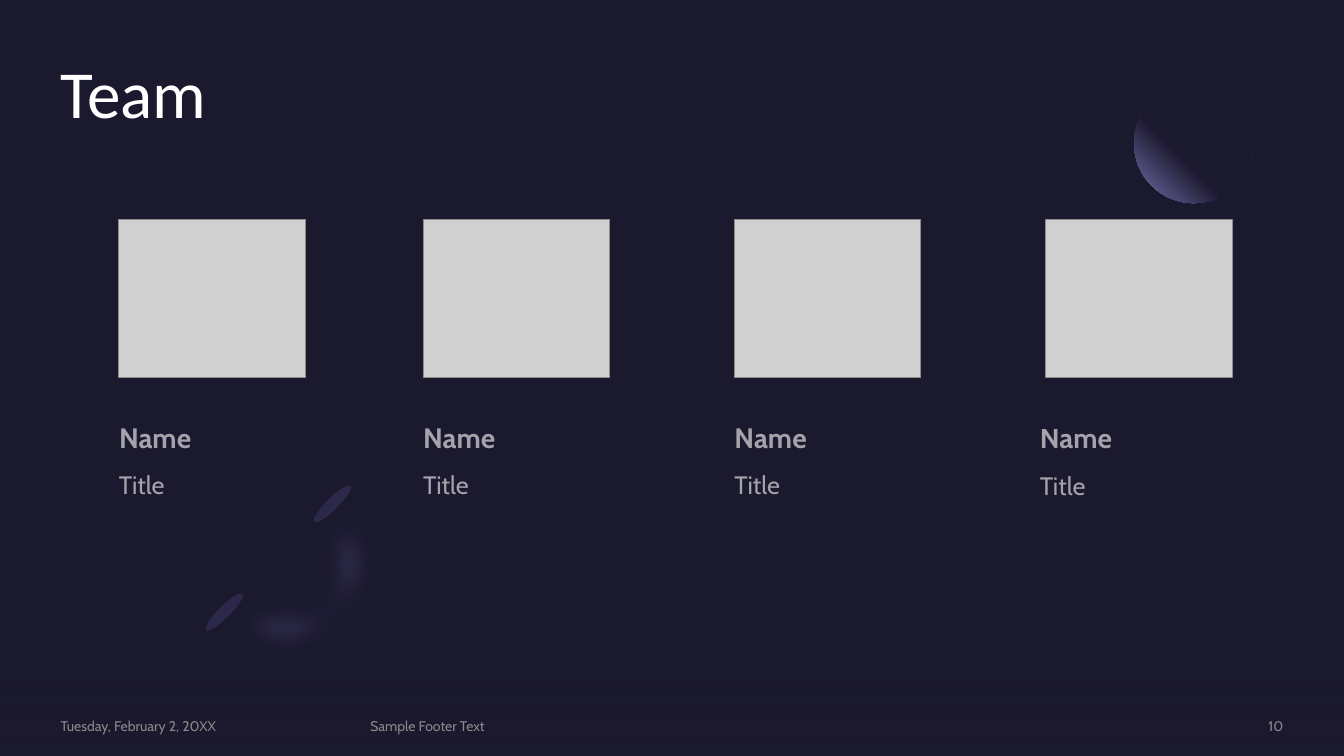
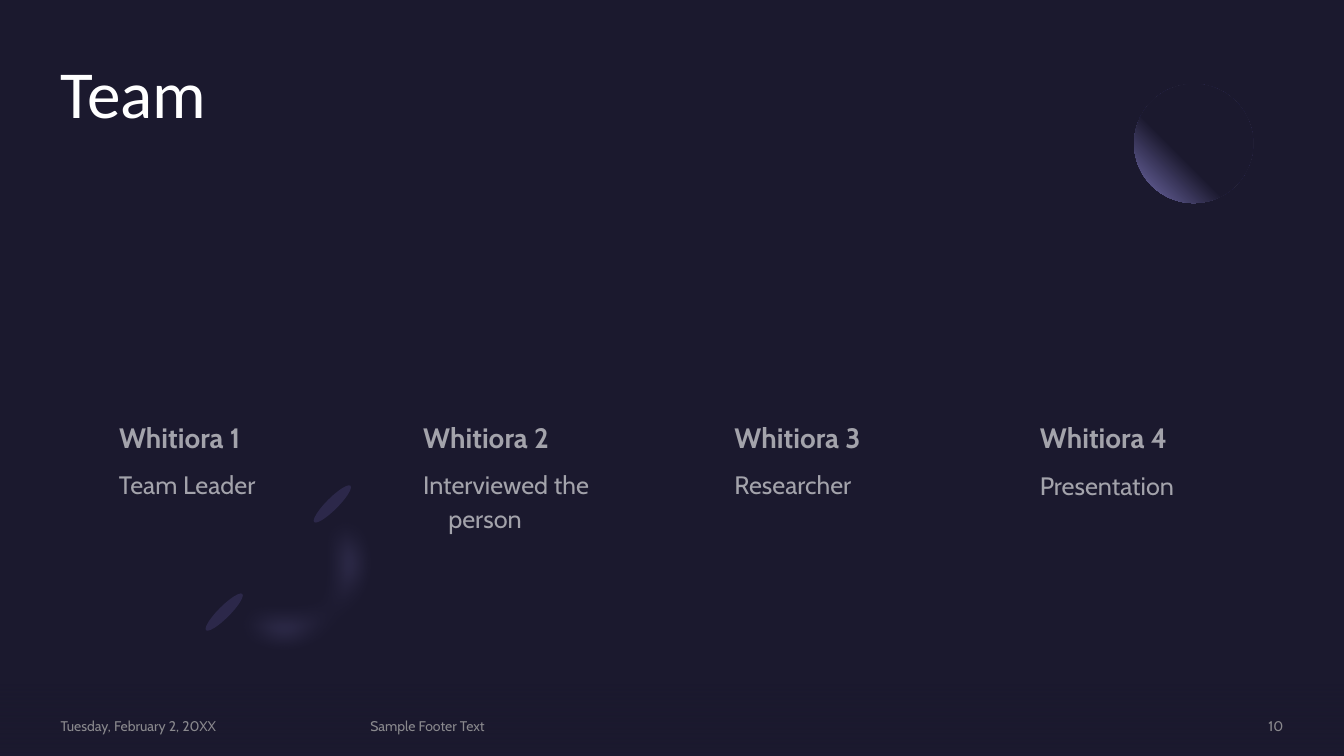
Before and after one commit to Digital-Tech-KKHS/10dtc-computer-hardware-whitiora, a slide deck: slide 10 of Presentation Template.pptx. Drawn at 1344x756 pixels with LibreOffice and Linux fonts; fonts in the diff are those of the drawing; grey boxes stand for pictures. Boxes give left, top, right and bottom in pixels: in the first picture for what was removed or moved away, otherwise in the second. Text is boxed around its words. In the diff, an @@ line names an element or a change of style, - is before the commit and + after.

```diff
--- a/Presentation Template.pptx
+++ b/Presentation Template.pptx
@@ picture removed at <box>119,220,306,378</box> @@
@@ picture removed at <box>423,220,610,378</box> @@
@@ picture removed at <box>735,220,922,378</box> @@
@@ picture removed at <box>1046,220,1232,378</box> @@
@@ text at <box>119,427,240,448</box>: text changed @@
-Name
+Whitiora 1
@@ text at <box>423,427,549,448</box>: text changed @@
-Name
+Whitiora 2
@@ text at <box>734,427,860,449</box>: text changed @@
-Name
+Whitiora 3
@@ text at <box>1040,427,1167,448</box>: text changed @@
-Name
+Whitiora 4
@@ text at <box>119,475,255,494</box>: text changed @@
-Title
+Team Leader
@@ text at <box>423,475,589,534</box>: text changed @@
-Title
+Interviewed the person
@@ text at <box>734,475,851,494</box>: text changed @@
-Title
+Researcher
@@ text at <box>1040,477,1174,495</box>: text changed @@
-Title
+Presentation
```
Also in this commit, not shown: 8 other slides changed, 1 other file.
